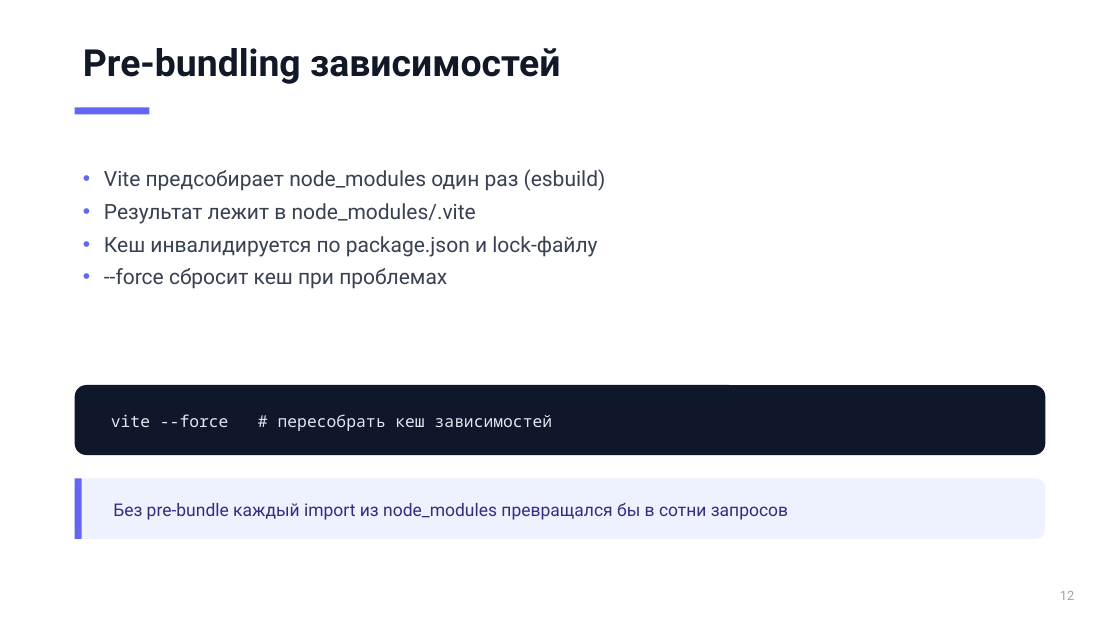
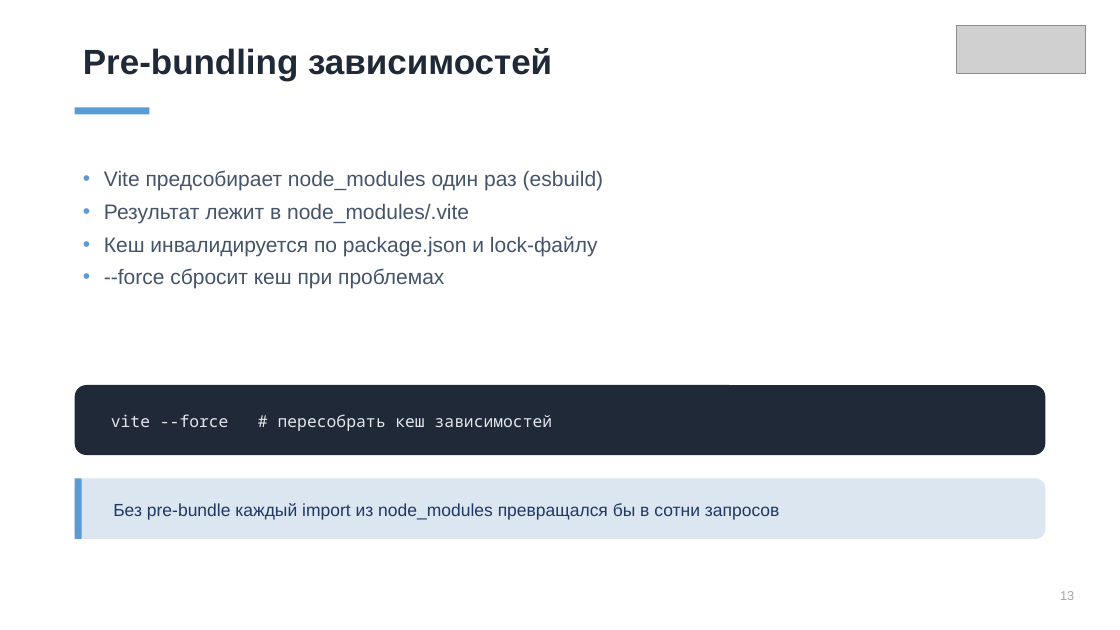
Before and after one commit to ErnandesDaniel/mephi-higher-engineering-school-lectures, a slide deck: slide 13 of lecture-1/modern-frontend-tooling.pptx. Drawn at 1120x630 pixels with LibreOffice and Linux fonts; fonts in the diff are those of the drawing; grey boxes stand for pictures. Boxes give left, top, right and bottom in pixels: in the first picture for what was removed or moved away, otherwise in the second. Text is boxed around its words. In the diff, an @@ line names an element or a change of style, - is before the commit and + after.

Commit message:
style: redo deck with template theme (Office/Arial) and template images

```diff
--- a/lecture-1/modern-frontend-tooling.pptx
+++ b/lecture-1/modern-frontend-tooling.pptx
@@ picture added at [957, 26, 1086, 74] @@
@@ text "Pre-bundling зависимостей" at [83, 48, 552, 80]: size 32 to 30 pt, font Roboto to Arial, text colour #111827 to #1F2937 @@
@@ rectangle at [75, 108, 150, 114]: fill #6366F1 to #5B9BD5 @@
@@ text "Vite предсобирает node_modules один раз ..." at [104, 170, 603, 289]: font Roboto to Arial, text colour #374151 to #44546A; bullet colour #6366F1 to #5B9BD5 @@
@@ rounded rectangle at [75, 385, 1046, 455]: fill #0F172A to #1F2937 @@
@@ text "vite --force # пересобрать кеш ..." at [111, 414, 553, 431]: text colour #E2E8F0 to #E5E7EB @@
@@ rectangle at [75, 478, 82, 539]: fill #6366F1 to #5B9BD5 @@
@@ rounded rectangle at [75, 478, 1046, 539]: fill #EEF2FF to #DCE6F1 @@
@@ text "Без pre-bundle каждый import из ..." at [113, 503, 780, 520]: font Roboto to Arial, text colour #312E81 to #1F3864 @@
@@ text at [1060, 591, 1074, 600]: text changed; font Roboto to Arial; text colour #9CA3AF to #A5A5A5 @@
-12
+13
```
Also in this commit, not shown: 39 other slides changed, 1 other file.
